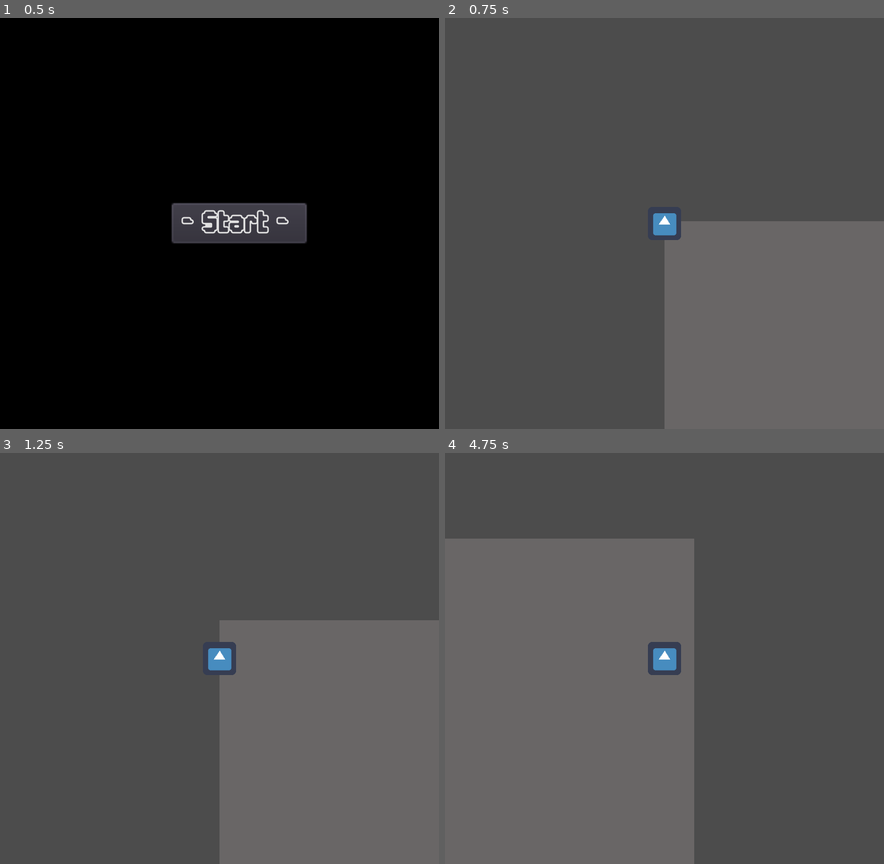
Above: before the commit, frames 1-4 (two rows, left to right).
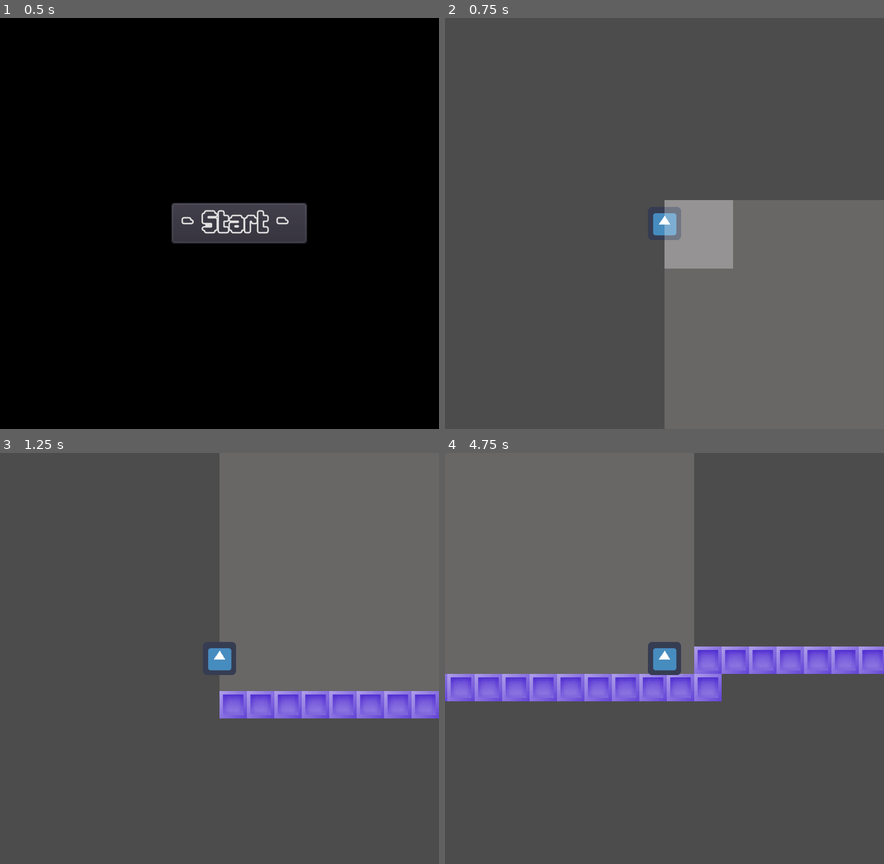
Above: after the commit, the same moments.

Repository: RobTheGnat/godot_wild_jam_40
Game: Godot game, scene res://Scenes/MainGame.tscn
Two runs of this game, one before a commit and one after it. Both use one fixed random seed, a clock stepped at 60 frames per second and the inputs below. The engine's default icon, where the game draws it, is replaced by a stand-in: a white triangle on a blue panel in a dark square.
Inputs:
- Up to frame 1 (0.5 s): no input
- Up to frame 2 (0.75 s): click "- Start -" at 0.5 s
- Up to frame 3 (1.25 s): no input
- Up to frame 4 (4.75 s): hold Right (ui_right) 1.28-2.78 s; tap Up (ui_up) at 1.52, 2.27, 3.77, 4.52 s; hold Left (ui_left) 2.78-3.53 s; hold Right (ui_right) from 3.53 s (still down)

Frame 1 is identical in both runs. In frame 2, 4.4% of the frame differs, in the area x 50-100%, y 44-61%; in frame 3, 41%, in the area x 50-100%, y 0-100%; in frame 4, 41%.

Commit message:
added objective. Started state machine

Diff:
--- a/Scenes/Hero/Hero.gd
+++ b/Scenes/Hero/Hero.gd
@@ -3,7 +3,10 @@
 const WALK_FORCE = 600
 const WALK_MAX_SPEED = 200
 const STOP_FORCE = 1300
-const JUMP_SPEED = 200
+const JUMP_SPEED = 350
+
+var state
+
 
 var velocity = Vector2()
 
--- /dev/null
+++ b/Scenes/Hero/State/Hero_Factory.gd
@@ -0,0 +1,17 @@
+class_name HeroFactory
+
+var states
+
+func _init():
+	states = {
+		"idle": HeroIdleState,
+		"walk": TowerAttackState,
+		"jump": TowerGroundAttackState
+}
+
+func get_state(state_name) -> HeroState :
+	if states.has(state_name):
+		return states.get(state_name)
+	else:
+		printerr("No state ", state_name, " in state factory!")
+	return null
--- /dev/null
+++ b/Scenes/Hero/State/Hero_Idle.gd
@@ -0,0 +1,6 @@
+extends HeroState
+
+class_name HeroIdleState
+
+func _ready():
+	pass
--- /dev/null
+++ b/Scenes/Hero/State/Hero_State.gd
@@ -0,0 +1,8 @@
+extends Node2D
+
+class_name HeroState
+
+func setup(pass_change_state, pass_animation_player, pass_persistent_state):
+	self.change_state = pass_change_state
+	self.animation_player = pass_animation_player
+	self.persistent_state = pass_persistent_state
--- /dev/null
+++ b/Scenes/Levels/Level1.gd
@@ -0,0 +1,7 @@
+extends Node2D
+
+
+
+
+func _on_Node2D_objective_reacted():
+	print("Done here")
--- a/Scenes/Levels/Level1.tscn
+++ b/Scenes/Levels/Level1.tscn
@@ -1,7 +1,9 @@
-[gd_scene load_steps=5 format=2]
+[gd_scene load_steps=7 format=2]
 
 [ext_resource path="res://Assets/Mock/obstacle.png" type="Texture" id=1]
 [ext_resource path="res://Scenes/Hero/Hero.tscn" type="PackedScene" id=2]
+[ext_resource path="res://Scenes/Objective/Objective.tscn" type="PackedScene" id=3]
+[ext_resource path="res://Scenes/Levels/Level1.gd" type="Script" id=4]
 
 [sub_resource type="ConvexPolygonShape2D" id=1]
 points = PoolVector2Array( 0, 0, 16, 0, 16, 16, 0, 16 )
@@ -30,6 +32,7 @@
 0/z_index = 0
 
 [node name="Level1" type="Node2D"]
+script = ExtResource( 4 )
 
 [node name="ColorRect" type="ColorRect" parent="."]
 margin_right = 256.0
@@ -44,6 +47,19 @@
 tile_set = SubResource( 2 )
 cell_size = Vector2( 16, 16 )
 format = 1
-tile_data = PoolIntArray( 131120, 0, 0, 131121, 0, 0, 131122, 0, 0, 196656, 0, 0, 196658, 0, 0, 262192, 0, 0, 2621 …(920 unchanged characters)…
+tile_data = PoolIntArray( 131121, 0, 0, 131122, 0, 0, 196657, 0, 0, 196658, 0, 0, 262192, 0, 0, 2621 …(920 unchanged characters)…
 
 [node name="Hero" parent="." instance=ExtResource( 2 )]
+
+[node name="Node2D" parent="." instance=ExtResource( 3 )]
+position = Vector2( 792, 23 )
+
+[node name="LevelWon" type="ColorRect" parent="."]
+margin_right = 40.0
+margin_bottom = 40.0
+color = Color( 1, 1, 1, 0.294118 )
+__meta__ = {
+"_edit_use_anchors_": false
+}
+
+[connection signal="objective_reacted" from="Node2D" to="." method="_on_Node2D_objective_reacted"]
--- a/Scenes/MainGame.gd
+++ b/Scenes/MainGame.gd
@@ -6,4 +6,4 @@
 
 
 func _on_StartGame_pressed():
-	get_tree().change_scene("res://Scenes/Levels/Level1.tscn")
+	var _error = get_tree().change_scene("res://Scenes/Levels/Level1.tscn")
--- /dev/null
+++ b/Scenes/Objective/Objective.gd
@@ -0,0 +1,6 @@
+extends Area2D
+
+signal objective_reacted
+
+func _on_Node2D_body_entered(body):
+	emit_signal("objective_reacted")
--- /dev/null
+++ b/Scenes/Objective/Objective.tscn
@@ -0,0 +1,26 @@
+[gd_scene load_steps=3 format=2]
+
+[ext_resource path="res://Scenes/Objective/Objective.gd" type="Script" id=1]
+
+[sub_resource type="RectangleShape2D" id=1]
+extents = Vector2( 10, 8 )
+
+[node name="Objective" type="Area2D"]
+script = ExtResource( 1 )
+
+[node name="ColorRect" type="ColorRect" parent="."]
+margin_left = -8.0
+margin_top = -8.0
+margin_right = 8.0
+margin_bottom = 8.0
+rect_min_size = Vector2( 16, 16 )
+color = Color( 0.909804, 0.00784314, 0.984314, 1 )
+__meta__ = {
+"_edit_use_anchors_": false
+}
+
+[node name="CollisionShape2D" type="CollisionShape2D" parent="."]
+position = Vector2( 0, -2 )
+shape = SubResource( 1 )
+
+[connection signal="body_entered" from="." to="." method="_on_Node2D_body_entered"]
--- a/project.godot
+++ b/project.godot
@@ -7,6 +7,28 @@
 ;   param=value ; assign values to parameters
 
 config_version=4
+
+_global_script_classes=[ {
+"base": "Reference",
+"class": "HeroFactory",
+"language": "GDScript",
+"path": "res://Scenes/Hero/State/Hero_Factory.gd"
+}, {
+"base": "HeroState",
+"class": "HeroIdleState",
+"language": "GDScript",
+"path": "res://Scenes/Hero/State/Hero_Idle.gd"
+}, {
+"base": "Node2D",
+"class": "HeroState",
+"language": "GDScript",
+"path": "res://Scenes/Hero/State/Hero_State.gd"
+} ]
+_global_script_class_icons={
+"HeroFactory": "",
+"HeroIdleState": "",
+"HeroState": ""
+}
 
 [application]
 
@@ -55,6 +77,7 @@
 [physics]
 
 common/enable_pause_aware_picking=true
+2d/default_gravity=900
 
 [rendering]
 
Not shown, added: Export/index.apple-touch-icon.png.import
Not shown, added: Export/index.icon.png.import
Not shown, added: Export/index.png.import
Not shown, added: Export.zip
Not shown, changed: Export/index.html
Not shown, changed: Export/index.pck
